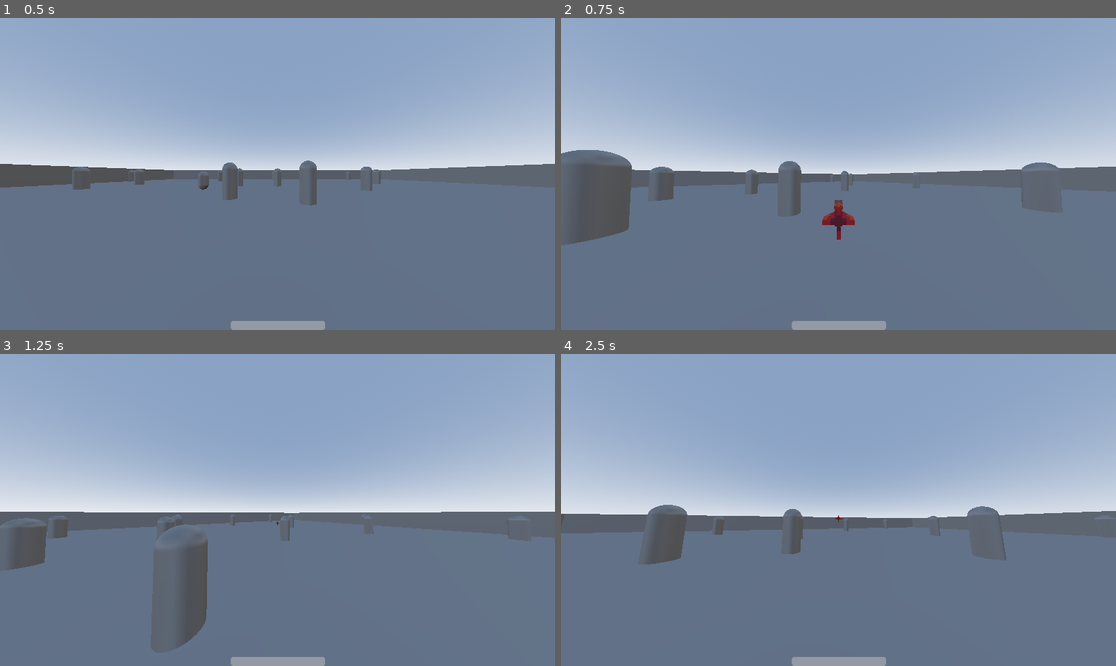
Above: before the commit, frames 1-4 (two rows, left to right).
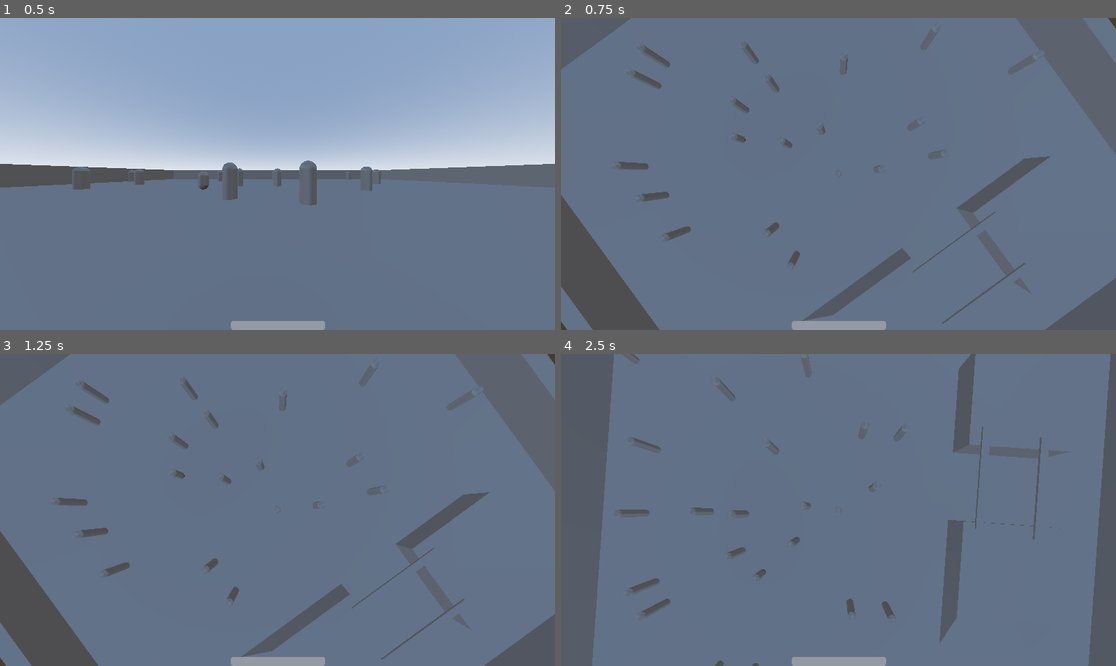
Above: after the commit, the same moments.

Repository: ravewyvern/bad-ideas-game-jam
Game: Godot game, scene res://Scenes/Maps/Game.tscn
Two runs of this game, one before a commit and one after it. Both use one fixed random seed, a clock stepped at 60 frames per second and the inputs below. This scene is started directly instead of the project's main scene.
Inputs (mouse positions are in pixels of both pictures, inside the frame that each line leads up to):
- Up to frame 1 (0.5 s): no input
- Up to frame 2 (0.75 s): move the mouse to (866, 174) at 0.52 s; hold O (Move.Forward) from 0.53 s (still down); hold Tab (Toggle.TopView, bound only after the commit) from 0.53 s (still down); click (866, 174) at 0.67 s
- Up to frame 3 (1.25 s): keep holding O (Move.Forward); keep holding Tab (Toggle.TopView, bound only after the commit); tap Space (Move.Jump) at 0.77 s
- Up to frame 4 (2.5 s): keep holding O (Move.Forward); move the mouse to (810, 510) at 1.27 s; release Tab (Toggle.TopView, bound only after the commit) at 1.28 s; click (810, 510) at 1.35 s; tap Space (Move.Jump) at 1.52 s; tap Tab (Toggle.TopView, bound only after the commit) at 1.55 s; move the mouse to (849, 503) at 2.02 s; hold Tab (Toggle.TopView, bound only after the commit) from 2.03 s (still down); click (849, 503) at 2.17 s

Frame 1 is identical in both runs. In frame 2, 59% of the frame differs, in the area x 0-100%, y 0-100%; in frame 3, 62%; in frame 4, 60%.

Commit message:
Adding tower positioning view (aerial view)
When TAB is pressed, the camera changes from 1st person to aerial view.

Diff:
--- a/Scripts/player.gd
+++ b/Scripts/player.gd
@@ -3,26 +3,57 @@
 @export var hp : int = 100
 @export var Bullet : PackedScene
 @export var BulletSpawnPoint : Node3D
-@onready var Camera = $Head
+@onready var Camera = $Head/Camera3D
 @onready var hpbar = $HpBar
 
 const SPEED = 5.0
 const JUMP_VELOCITY = 4.5
 const sensitivity = 0.01
 
+# aerial camera movement speed
+const DRAG_SPEED = 0.05
+
 var fallheight : int
+
+# stores if aerial view is active
+var top_view_enabled : bool = false
+
+# stores if the mouse is dragging
+var dragging : bool = false
+
+# stores the normal camera position and rotation
+var normal_camera_position : Vector3
+var normal_camera_rotation : Vector3
+
 
 func _ready() -> void:
 	hp = 100
+
+	# captures mouse for FPS camera
 	Input.set_mouse_mode(Input.MOUSE_MODE_CAPTURED)
 
+	# stores normal camera transform
+	normal_camera_position = Camera.position
+	normal_camera_rotation = Camera.rotation
+
+
 func _unhandled_input(event: InputEvent) -> void:
+
+	# disables FPS camera movement when in aerial view
+	if top_view_enabled:
+		return
+
 	if event is InputEventMouseMotion:
 		rotate_y(-event.relative.x * sensitivity)
 		Camera.rotate_x(-event.relative.y * sensitivity)
 		Camera.rotation.x = clamp(Camera.rotation.x, deg_to_rad(-40), deg_to_rad(60))
 
+
 func _physics_process(delta: float) -> void:
+
+	# disables player movement when in aerial view
+	if top_view_enabled:
+		return
 
 	#sets hp bar to hp value
 	hpbar.value = hp
@@ -37,9 +68,9 @@
 		velocity.y = JUMP_VELOCITY
 
 	# Get the input direction and handle the movement/deceleration.
-	# As good practice, you should replace UI actions with custom gameplay actions.
 	var input_dir := Input.get_vector("Move.Left", "Move.Right", "Move.Forward", "Move.Back")
 	var direction := (transform.basis * Vector3(input_dir.x, 0, input_dir.y)).normalized()
+
 	if direction:
 		velocity.x = direction.x * SPEED
 		velocity.z = direction.z * SPEED
@@ -56,9 +87,64 @@
 
 	move_and_slide()
 
+
 func _input(event):
+
+	# toggles aerial view
+	if event.is_action_pressed("Toggle.TopView"):
+		toggle_top_view()
+
+	# handles aerial camera movement
+	if top_view_enabled:
+
+		# starts dragging when mouse button is pressed
+		if event is InputEventMouseButton:
+			if event.button_index == MOUSE_BUTTON_LEFT:
+				dragging = event.pressed
+
+		# moves camera while dragging (only on map plane X/Z)
+		if event is InputEventMouseMotion and dragging:
+
+			# moves camera left/right
+			Camera.global_position.x -= event.relative.x * DRAG_SPEED
+
+			# moves camera forward/back on the map
+			Camera.global_position.z -= event.relative.y * DRAG_SPEED
+
+		return
+
 	if event.is_action_pressed("shoot"):
 		shoot()
+
+
+func toggle_top_view():
+
+	# toggles aerial camera mode
+	top_view_enabled = !top_view_enabled
+
+	if top_view_enabled:
+
+		# moves camera above the player
+		Camera.global_position = global_position + Vector3(0, 15, 0)
+
+		# rotates camera to look straight down
+		Camera.rotation_degrees = Vector3(-90, 0, 0)
+
+		# releases mouse so player can drag the camera
+		Input.set_mouse_mode(Input.MOUSE_MODE_VISIBLE)
+
+	else:
+
+		# stops dragging
+		dragging = false
+
+		# restores normal camera transform
+		Camera.position = normal_camera_position
+		Camera.rotation = normal_camera_rotation
+
+		# captures mouse again for FPS control
+		Input.set_mouse_mode(Input.MOUSE_MODE_CAPTURED)
+
 
 func shoot():
 	# Bullet spawn.
--- a/project.godot
+++ b/project.godot
@@ -55,6 +55,11 @@
 , Object(InputEventKey,"resource_local_to_scene":false,"resource_name":"","device":-1,"window_id":0,"alt_pressed":false …(183 unchanged characters)…
 ]
 }
+Toggle.TopView={
+"deadzone": 0.2,
+"events": [Object(InputEventKey,"resource_local_to_scene":false,"resource_name":"","device":-1,"window_id":0,"alt_pressed":false,"shift_pressed":false,"ctrl_pressed":false,"meta_pressed":false,"pressed":false,"keycode":0,"physical_keycode":4194306,"key_label":0,"unicode":0,"location":0,"echo":false,"script":null)
+]
+}
 
 [physics]
 
